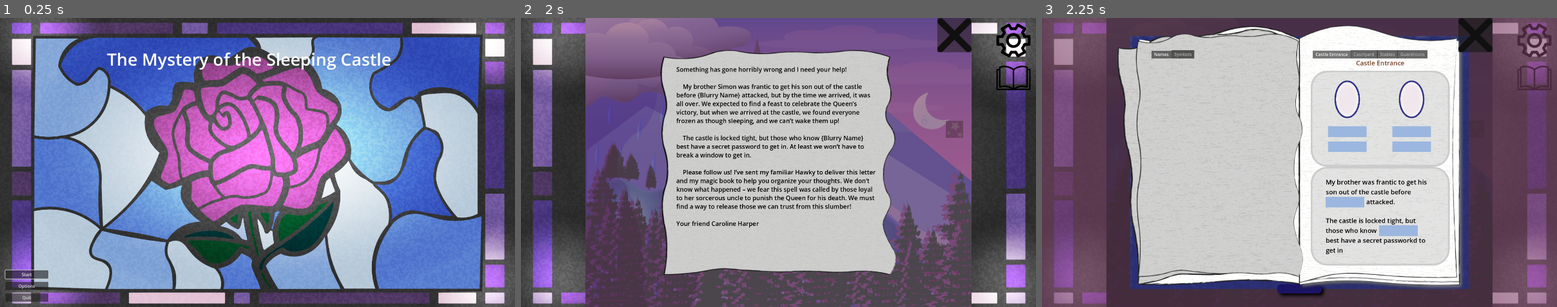
Above: before the commit, frames 1-3 (left to right).
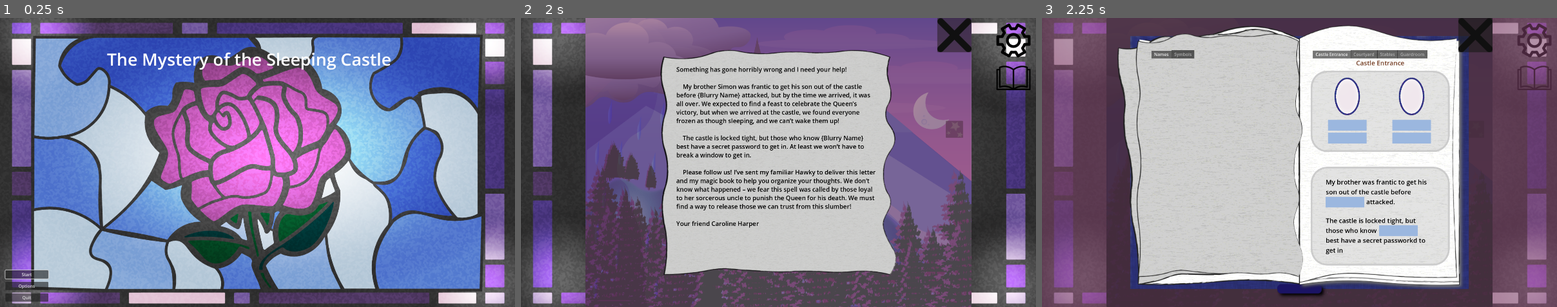
Above: after the commit, the same moments.

Repository: hwfwalton/SleepingCastleAlpha
Game: Godot game, scene res://root.tscn
Two runs of this game, one before a commit and one after it. Both use one fixed random seed, a clock stepped at 60 frames per second and the inputs below.
Inputs (mouse positions are in pixels of both pictures, inside the frame that each line leads up to):
- Up to frame 1 (0.25 s): no input
- Up to frame 2 (2 s): click "Start" at 0.5 s; click (727, 202) at 1.25 s
- Up to frame 3 (2.25 s): click (1536, 78) at 2 s

Frames 1-2 are identical in both runs. In frame 3, 2.8% of the frame differs, in the area x 52-80%, y 20-52%.

Commit message:
Make the zone_0s shorter

Diff:
--- a/BookView/puzzle_pages/puzzle_pages/castle0_page_0.tscn
+++ b/BookView/puzzle_pages/puzzle_pages/castle0_page_0.tscn
@@ -10,7 +10,6 @@
 text = "Castle Entrance"
 
 [node name="castle0_zone_0" parent="VBoxContainer/Control" index="0" instance=ExtResource("2_n5a5p")]
-offset_bottom = 359.0
 
 [node name="castle0_zone_1" parent="VBoxContainer/Control" index="1" instance=ExtResource("3_lh834")]
 layout_mode = 1
--- a/BookView/puzzle_pages/puzzle_pages/castle1_page_0.tscn
+++ b/BookView/puzzle_pages/puzzle_pages/castle1_page_0.tscn
@@ -16,14 +16,14 @@
 anchor_right = 1.0
 anchor_bottom = 1.0
 offset_right = 0.0
-offset_bottom = -364.0
+offset_bottom = -419.0
 grow_horizontal = 2
 grow_vertical = 2
 
 [node name="castle1_zone_1" parent="VBoxContainer/Control" index="1" instance=ExtResource("3_or3jn")]
 layout_mode = 1
-offset_top = 359.0
-offset_bottom = 543.0
+offset_top = 334.0
+offset_bottom = 518.0
 
 [node name="castle1_zone_2" parent="VBoxContainer/Control" index="2" instance=ExtResource("4_3ut28")]
 layout_mode = 1
--- a/BookView/puzzle_pages/puzzle_pages/stables_page_0.tscn
+++ b/BookView/puzzle_pages/puzzle_pages/stables_page_0.tscn
@@ -10,7 +10,7 @@
 text = "Stables"
 
 [node name="stables_zone_0" parent="VBoxContainer/Control" index="0" instance=ExtResource("2_7jn3i")]
-offset_bottom = 359.0
+offset_bottom = 304.0
 
 [node name="stables_zone_1_alt" parent="VBoxContainer/Control" index="1" instance=ExtResource("3_oq5al")]
 offset_top = 358.0
--- a/BookView/puzzle_pages/puzzle_zones/castle0_zone_0.tscn
+++ b/BookView/puzzle_pages/puzzle_zones/castle0_zone_0.tscn
@@ -5,63 +5,88 @@
 [ext_resource type="PackedScene" uid="uid://dnkda1q86p5fm" path="res://BookView/puzzle_pages/Portrait.tscn" id="3_2d3vv"]
 
 [node name="castle0_zone_0" instance=ExtResource("1_4u7w8")]
-custom_minimum_size = Vector2(518, 359)
-offset_bottom = -721.0
+custom_minimum_size = Vector2(518, 304)
+offset_bottom = 304.0
 puzzle_zone_id = "castle0_zone_0"
 
 [node name="Portrait_Albert" parent="." index="1" instance=ExtResource("3_2d3vv")]
 layout_mode = 1
-anchors_preset = 0
-anchor_right = 0.0
-anchor_bottom = 0.0
 offset_left = 68.0
-offset_top = 32.0
-offset_right = 204.0
-offset_bottom = 182.0
-grow_horizontal = 1
-grow_vertical = 1
+offset_top = 24.0
+offset_right = -314.0
+offset_bottom = -136.0
 mouse_filter = 2
 required_clue_value = 1
 texture_resource_path = "res://assets/portraits/portrait.albert.png"
+metadata/_edit_lock_ = true
 
 [node name="Portrait_Philip" parent="." index="2" instance=ExtResource("3_2d3vv")]
 layout_mode = 1
 offset_left = 308.0
-offset_top = 32.0
+offset_top = 24.0
 offset_right = -74.0
-offset_bottom = -177.0
+offset_bottom = -136.0
 mouse_filter = 2
 required_clue_value = 6
 texture_resource_path = "res://assets/portraits/portrait.philip1216.png"
+metadata/_edit_lock_ = true
 
 [node name="ClueSlot_Albert" parent="." index="3" instance=ExtResource("2_2rq4j")]
+layout_mode = 1
+anchors_preset = 15
+anchor_right = 1.0
+anchor_bottom = 1.0
 offset_left = 64.0
-offset_top = 208.0
-offset_right = 208.0
-offset_bottom = 248.0
+offset_top = 184.0
+offset_right = -310.0
+offset_bottom = -80.0
+grow_horizontal = 2
+grow_vertical = 2
 correct_clue_name_values = Array[int]([1])
 accepted_clue_types = Array[int]([0])
+metadata/_edit_lock_ = true
 
 [node name="ClueSlot_Glover" parent="." index="4" instance=ExtResource("2_2rq4j")]
+layout_mode = 1
+anchors_preset = 15
+anchor_right = 1.0
+anchor_bottom = 1.0
 offset_left = 64.0
-offset_top = 264.0
-offset_right = 208.0
-offset_bottom = 304.0
+offset_top = 232.0
+offset_right = -310.0
+offset_bottom = -32.0
+grow_horizontal = 2
+grow_vertical = 2
 correct_clue_name_values = Array[int]([29])
 accepted_clue_types = Array[int]([0])
+metadata/_edit_lock_ = true
 
 [node name="ClueSlot_Philip" parent="." index="5" instance=ExtResource("2_2rq4j")]
+layout_mode = 1
+anchors_preset = 15
+anchor_right = 1.0
+anchor_bottom = 1.0
 offset_left = 304.0
-offset_top = 208.0
-offset_right = 448.0
-offset_bottom = 248.0
+offset_top = 184.0
+offset_right = -70.0
+offset_bottom = -80.0
+grow_horizontal = 2
+grow_vertical = 2
 correct_clue_name_values = Array[int]([22])
 accepted_clue_types = Array[int]([0])
+metadata/_edit_lock_ = true
 
 [node name="ClueSlot_Lansing" parent="." index="6" instance=ExtResource("2_2rq4j")]
+layout_mode = 1
+anchors_preset = 15
+anchor_right = 1.0
+anchor_bottom = 1.0
 offset_left = 304.0
-offset_top = 264.0
-offset_right = 448.0
-offset_bottom = 304.0
+offset_top = 232.0
+offset_right = -70.0
+offset_bottom = -32.0
+grow_horizontal = 2
+grow_vertical = 2
 correct_clue_name_values = Array[int]([18])
 accepted_clue_types = Array[int]([0])
+metadata/_edit_lock_ = true
--- a/BookView/puzzle_pages/puzzle_zones/castle1_zone_0.tscn
+++ b/BookView/puzzle_pages/puzzle_zones/castle1_zone_0.tscn
@@ -5,39 +5,44 @@
 [ext_resource type="PackedScene" uid="uid://d0mqgq2xl7fvd" path="res://BookView/book_view_clue_slot.tscn" id="3_q6lpl"]
 
 [node name="castle1_zone_0" instance=ExtResource("1_5mtg5")]
-custom_minimum_size = Vector2(518, 359)
+custom_minimum_size = Vector2(518, 304)
 offset_bottom = -721.0
 puzzle_zone_id = "castle1_zone_0"
 
 [node name="Portrait" parent="." index="1" instance=ExtResource("2_w54jd")]
 layout_mode = 1
-anchors_preset = 0
-anchor_right = 0.0
-anchor_bottom = 0.0
 offset_left = 68.0
-offset_top = 32.0
-offset_right = 204.0
-offset_bottom = 182.0
-grow_horizontal = 1
-grow_vertical = 1
+offset_top = 24.0
+offset_right = -314.0
+offset_bottom = -136.0
 required_clue_value = 7
 texture_resource_path = "res://assets/portraits/portrait.robert.png"
 metadata/_edit_lock_ = true
 
 [node name="BookViewClueSlot" parent="." index="2" instance=ExtResource("3_q6lpl")]
+layout_mode = 1
+anchors_preset = 15
+anchor_right = 1.0
+anchor_bottom = 1.0
 offset_left = 64.0
-offset_top = 208.0
-offset_right = 208.0
-offset_bottom = 248.0
+offset_top = 184.0
+offset_right = -310.0
+offset_bottom = -80.0
+grow_horizontal = 2
+grow_vertical = 2
 correct_clue_name_values = Array[int]([24])
 accepted_clue_types = Array[int]([0])
 metadata/_edit_lock_ = true
 
 [node name="BookViewClueSlot2" parent="." index="3" instance=ExtResource("3_q6lpl")]
+layout_mode = 1
+anchors_preset = -1
+anchor_right = 1.0
+anchor_bottom = 1.0
 offset_left = 64.0
-offset_top = 264.0
-offset_right = 208.0
-offset_bottom = 304.0
+offset_top = 232.0
+offset_right = -310.0
+offset_bottom = -32.0
 correct_clue_name_values = Array[int]([7])
 accepted_clue_types = Array[int]([0])
 metadata/_edit_lock_ = true
--- a/BookView/puzzle_pages/puzzle_zones/guardroom_zone_0.tscn
+++ b/BookView/puzzle_pages/puzzle_zones/guardroom_zone_0.tscn
@@ -5,98 +5,120 @@
 [ext_resource type="PackedScene" uid="uid://d0mqgq2xl7fvd" path="res://BookView/book_view_clue_slot.tscn" id="3_vfrw0"]
 
 [node name="guardroom_zone_0" instance=ExtResource("1_06ic3")]
-custom_minimum_size = Vector2(518, 359)
+custom_minimum_size = Vector2(518, 304)
 offset_bottom = -721.0
 puzzle_zone_id = "guardroom_zone_0"
 
 [node name="Portrait_Leona" parent="." index="1" instance=ExtResource("2_6clqg")]
 layout_mode = 1
-anchors_preset = 0
-anchor_right = 0.0
-anchor_bottom = 0.0
 offset_left = 32.0
-offset_top = 32.0
-offset_right = 168.0
-offset_bottom = 182.0
-grow_horizontal = 1
-grow_vertical = 1
+offset_top = 24.0
+offset_right = -350.0
+offset_bottom = -130.0
 mouse_filter = 2
 required_clue_value = 5
 texture_resource_path = "res://assets/portraits/portrait.leona.png"
-metadata/_edit_lock_ = true
 
 [node name="Portrait_Gilderoy" parent="." index="2" instance=ExtResource("2_6clqg")]
 layout_mode = 1
-offset_left = 191.0
-offset_top = 32.0
-offset_right = -191.0
-offset_bottom = -177.0
+offset_left = 190.0
+offset_top = 24.0
+offset_right = -192.0
+offset_bottom = -136.0
 mouse_filter = 2
 required_clue_value = 4
 texture_resource_path = "res://assets/portraits/portrait.gilderoy.png"
-metadata/_edit_lock_ = true
 
 [node name="Portrait_Fontaine" parent="." index="3" instance=ExtResource("2_6clqg")]
 layout_mode = 1
-offset_left = 351.0
-offset_top = 32.0
-offset_right = -31.0
-offset_bottom = -177.0
+offset_left = 350.0
+offset_top = 24.0
+offset_right = -32.0
+offset_bottom = -136.0
 mouse_filter = 2
 required_clue_value = 3
 texture_resource_path = "res://assets/portraits/portrait.fontaine.png"
-metadata/_edit_lock_ = true
 
 [node name="ClueSlot_Leona" parent="." index="4" instance=ExtResource("3_vfrw0")]
+layout_mode = 1
+anchors_preset = 15
+anchor_right = 1.0
+anchor_bottom = 1.0
 offset_left = 28.0
-offset_top = 208.0
-offset_right = 172.0
-offset_bottom = 248.0
+offset_top = 184.0
+offset_right = -346.0
+offset_bottom = -80.0
+grow_horizontal = 2
+grow_vertical = 2
 correct_clue_name_values = Array[int]([19])
 accepted_clue_types = Array[int]([0])
-metadata/_edit_lock_ = true
 
 [node name="ClueSlot_Hardin" parent="." index="5" instance=ExtResource("3_vfrw0")]
+layout_mode = 1
+anchors_preset = 15
+anchor_right = 1.0
+anchor_bottom = 1.0
 offset_left = 28.0
-offset_top = 264.0
-offset_right = 172.0
-offset_bottom = 304.0
+offset_top = 232.0
+offset_right = -346.0
+offset_bottom = -32.0
+grow_horizontal = 2
+grow_vertical = 2
 correct_clue_name_values = Array[int]([30])
 accepted_clue_types = Array[int]([0])
-metadata/_edit_lock_ = true
 
 [node name="ClueSlot_Gilderoy" parent="." index="6" instance=ExtResource("3_vfrw0")]
+layout_mode = 1
+anchors_preset = 15
+anchor_right = 1.0
+anchor_bottom = 1.0
 offset_left = 188.0
-offset_top = 208.0
-offset_right = 332.0
-offset_bottom = 248.0
+offset_top = 184.0
+offset_right = -186.0
+offset_bottom = -80.0
+grow_horizontal = 2
+grow_vertical = 2
 correct_clue_name_values = Array[int]([10])
 accepted_clue_types = Array[int]([0])
-metadata/_edit_lock_ = true
 
 [node name="ClueSlot_Culpepper" parent="." index="7" instance=ExtResource("3_vfrw0")]
+layout_mode = 1
+anchors_preset = 15
+anchor_right = 1.0
+anchor_bottom = 1.0
 offset_left = 188.0
-offset_top = 264.0
-offset_right = 332.0
-offset_bottom = 304.0
+offset_top = 232.0
+offset_right = -186.0
+offset_bottom = -32.0
+grow_horizontal = 2
+grow_vertical = 2
 correct_clue_name_values = Array[int]([6])
 accepted_clue_types = Array[int]([0])
-metadata/_edit_lock_ = true
 
 [node name="ClueSlot_Fontaine" parent="." index="8" instance=ExtResource("3_vfrw0")]
+layout_mode = 1
+anchors_preset = 15
+anchor_right = 1.0
+anchor_bottom = 1.0
 offset_left = 348.0
-offset_top = 208.0
-offset_right = 492.0
-offset_bottom = 248.0
+offset_top = 184.0
+offset_right = -26.0
+offset_bottom = -80.0
+grow_horizontal = 2
+grow_vertical = 2
 correct_clue_name_values = Array[int]([9])
 accepted_clue_types = Array[int]([0])
-metadata/_edit_lock_ = true
 
 [node name="ClueSlot_Farnsworth" parent="." index="9" instance=ExtResource("3_vfrw0")]
+layout_mode = 1
+anchors_preset = 15
+anchor_right = 1.0
+anchor_bottom = 1.0
 offset_left = 348.0
-offset_top = 264.0
-offset_right = 492.0
-offset_bottom = 304.0
+offset_top = 232.0
+offset_right = -26.0
+offset_bottom = -32.0
+grow_horizontal = 2
+grow_vertical = 2
 correct_clue_name_values = Array[int]([28])
 accepted_clue_types = Array[int]([0])
-metadata/_edit_lock_ = true
--- a/BookView/puzzle_pages/puzzle_zones/stables_zone_0.tscn
+++ b/BookView/puzzle_pages/puzzle_zones/stables_zone_0.tscn
@@ -5,63 +5,88 @@
 [ext_resource type="PackedScene" uid="uid://d0mqgq2xl7fvd" path="res://BookView/book_view_clue_slot.tscn" id="3_u44ev"]
 
 [node name="stables_zone_0" instance=ExtResource("1_lckb4")]
-custom_minimum_size = Vector2(518, 359)
+custom_minimum_size = Vector2(518, 304)
 offset_bottom = -721.0
 puzzle_zone_id = "stables_zone_0"
 
 [node name="Portrait_Alyssa" parent="." index="1" instance=ExtResource("2_w2v0j")]
 layout_mode = 1
-anchors_preset = 0
-anchor_right = 0.0
-anchor_bottom = 0.0
 offset_left = 68.0
-offset_top = 32.0
-offset_right = 204.0
-offset_bottom = 182.0
-grow_horizontal = 1
-grow_vertical = 1
+offset_top = 24.0
+offset_right = -314.0
+offset_bottom = -136.0
 mouse_filter = 2
 required_clue_value = 2
 texture_resource_path = "res://assets/portraits/portrait.alyssa.png"
+metadata/_edit_lock_ = true
 
 [node name="Portrait_Tom" parent="." index="2" instance=ExtResource("2_w2v0j")]
 layout_mode = 1
 offset_left = 308.0
-offset_top = 32.0
+offset_top = 24.0
 offset_right = -74.0
-offset_bottom = -177.0
+offset_bottom = -136.0
 mouse_filter = 2
 required_clue_value = 8
 texture_resource_path = "res://assets/portraits/portrait.tom12.17.1331.png"
+metadata/_edit_lock_ = true
 
 [node name="ClueSlot_Alyssa" parent="." index="3" instance=ExtResource("3_u44ev")]
+layout_mode = 1
+anchors_preset = 15
+anchor_right = 1.0
+anchor_bottom = 1.0
 offset_left = 64.0
-offset_top = 208.0
-offset_right = 208.0
-offset_bottom = 248.0
+offset_top = 184.0
+offset_right = -310.0
+offset_bottom = -80.0
+grow_horizontal = 2
+grow_vertical = 2
 correct_clue_name_values = Array[int]([2])
 accepted_clue_types = Array[int]([0])
+metadata/_edit_lock_ = true
 
 [node name="ClueSlot_Warmblood" parent="." index="4" instance=ExtResource("3_u44ev")]
+layout_mode = 1
+anchors_preset = 15
+anchor_right = 1.0
+anchor_bottom = 1.0
 offset_left = 64.0
-offset_top = 264.0
-offset_right = 208.0
-offset_bottom = 304.0
+offset_top = 232.0
+offset_right = -310.0
+offset_bottom = -32.0
+grow_horizontal = 2
+grow_vertical = 2
 correct_clue_name_values = Array[int]([31])
 accepted_clue_types = Array[int]([0])
+metadata/_edit_lock_ = true
 
 [node name="ClueSlot_Tom" parent="." index="5" instance=ExtResource("3_u44ev")]
+layout_mode = 1
+anchors_preset = 15
+anchor_right = 1.0
+anchor_bottom = 1.0
 offset_left = 304.0
-offset_top = 208.0
-offset_right = 448.0
-offset_bottom = 248.0
+offset_top = 184.0
+offset_right = -70.0
+offset_bottom = -80.0
+grow_horizontal = 2
+grow_vertical = 2
 correct_clue_name_values = Array[int]([26])
 accepted_clue_types = Array[int]([0])
+metadata/_edit_lock_ = true
 
 [node name="ClueSlot_Culpepper" parent="." index="6" instance=ExtResource("3_u44ev")]
+layout_mode = 1
+anchors_preset = 15
+anchor_right = 1.0
+anchor_bottom = 1.0
 offset_left = 304.0
-offset_top = 264.0
-offset_right = 448.0
-offset_bottom = 304.0
+offset_top = 232.0
+offset_right = -70.0
+offset_bottom = -32.0
+grow_horizontal = 2
+grow_vertical = 2
 correct_clue_name_values = Array[int]([6])
 accepted_clue_types = Array[int]([0])
+metadata/_edit_lock_ = true
